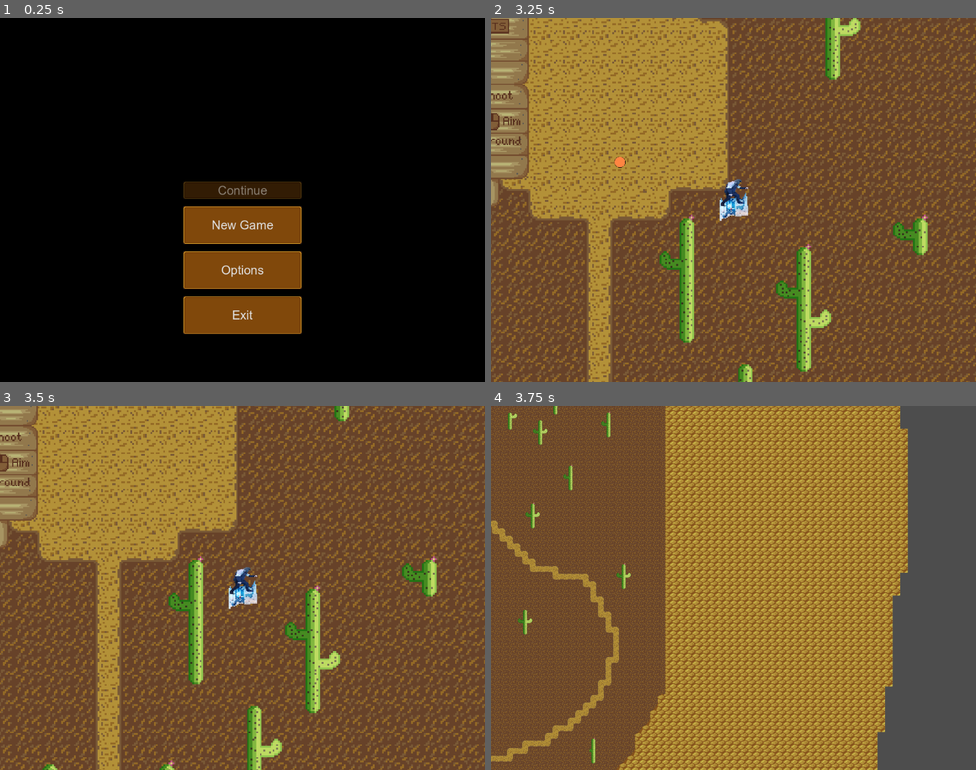
Above: before the commit, frames 1-4 (two rows, left to right).
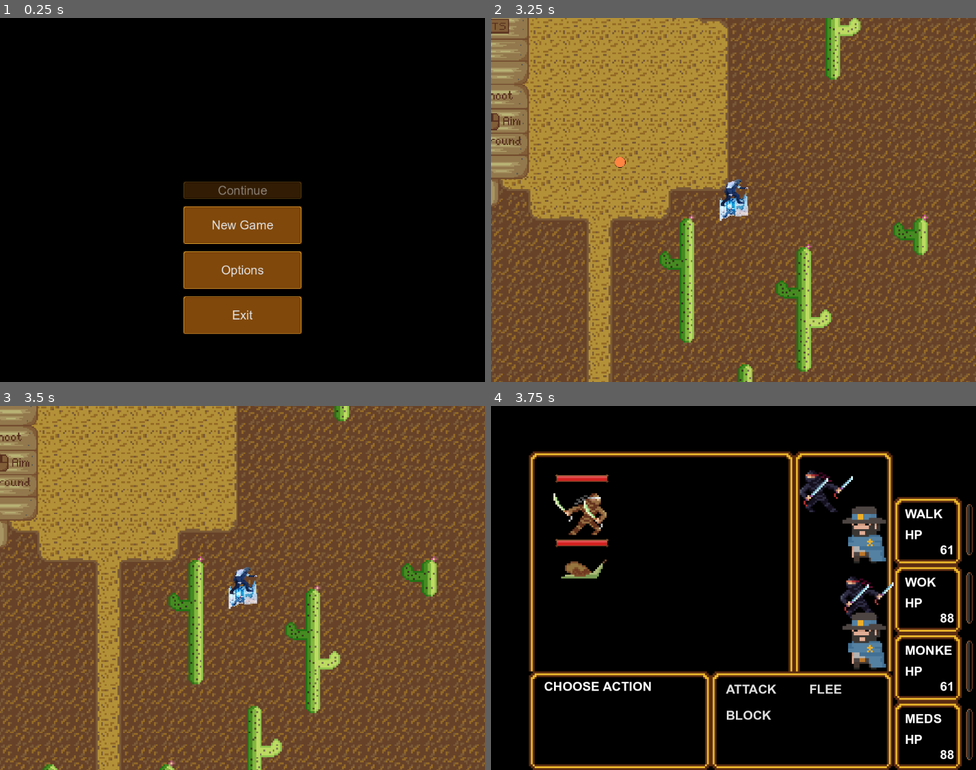
Above: after the commit, the same moments.

Repository: MichalKrzyzanowski/west-life-fantasy-godot-port
Game: Godot game, scene res://ui/main_menu/main_menu.tscn
Same seed, same stepped clock (60 frames per second), same inputs: the game is played once before the commit and once after it.
Inputs (mouse positions are in pixels of both pictures, inside the frame that each line leads up to):
- Up to frame 1 (0.25 s): no input
- Up to frame 2 (3.25 s): click "New Game" at 0.5 s; click "Continue" at 1.25 s; tap Enter at 2 s; move the mouse to (840, 181) at 2.02 s; hold D (right) 2.03-2.78 s; tap C at 2.1 s; click (840, 181) at 2.17 s; move the mouse to (636, 218) at 2.77 s; hold S (down) from 2.78 s (still down); tap 1 at 2.85 s; click (636, 218) at 2.92 s
- Up to frame 3 (3.5 s): keep holding S (down)
- Up to frame 4 (3.75 s): move the mouse to (782, 507) at 3.52 s; release S (down) at 3.53 s; hold D (right) from 3.53 s (still down); tap 0 at 3.6 s; click (782, 507) at 3.67 s

Frames 1-3 are identical in both runs. In frame 4, 99% of the frame differs, in the area x 0-100%, y 0-100%.
Error before the commit: Parse Error: Preload file "res://snail.png" does not exist. (res://scenes/combat/combat.gd:52)

Commit message:
- general changes: 	- removed redundant party member scenes 	- removed old generic entity files 	- added fix to combat scene that did allowed party member action 	  to play out when are enemies were defeated, if the action was 	  either block or flee 	- added generic entity shake functionality, tweaks needed

Diff:
--- a/entities/common/generic_entity.gd
+++ b/entities/common/generic_entity.gd
@@ -23,6 +23,12 @@
 var hide_ui: bool = false
 var action: Callable
 var action_msg: String
+
+# shake vars
+var trauma: float = 0.0
+var trauma_power: float = 3.0
+var max_offset := Vector2(10.0, 10.0)
+var decay: float = 0.8
 
 # private vars
 
@@ -59,6 +65,12 @@
 
 
 # remaining builtins e.g. _process, _input
+func _process(delta: float) -> void:
+	if sprite && !is_zero_approx(trauma):
+		trauma = max(trauma - decay * delta, 0.0)
+		shake()
+
+
 func _notification(what: int) -> void:
 	match what:
 		NOTIFICATION_TRANSFORM_CHANGED:
@@ -66,6 +78,16 @@
 
 
 # public methods
+func add_trauma(amount: float) -> void:
+	trauma = min(trauma + amount, 1.0)
+
+
+func shake() -> void:
+	var total_trauma: float = pow(trauma, trauma_power)
+	sprite.offset.x = max_offset.x * total_trauma * randf_range(-1.0, 1.0)
+	sprite.offset.y = max_offset.y * total_trauma * randf_range(-1.0, 1.0)
+
+
 func set_action(action_name: String = "", target: Node2D = null) -> void:
 	# reset defence multiplier i.e. stop blocking
 	entity_properties.stats.defence_multiplier = 1
@@ -127,6 +149,7 @@
 	)
 
 	target.entity_properties.stats.hp -= attack_formula
+	target.add_trauma(1.0)
 	action_msg = "%s deals\n%d dmg\nto %s" % \
 			[entity_properties.name, attack_formula, target.entity_properties.name]
 	return 0
@@ -184,6 +207,12 @@
 	ui.process_mode = Node.PROCESS_MODE_INHERIT
 
 
+## flips sprite to face the party, used only for enemies
+func face_party() -> void:
+	if sprite:
+		sprite.flip_h = true
+
+
 func set_sprite_texture(texture: Texture) -> void:
 	if sprite:
 		sprite.texture = texture
--- a/entities/common/generic_entity.tscn
+++ b/entities/common/generic_entity.tscn
@@ -1,29 +1,58 @@
-[gd_scene load_steps=5 format=3 uid="uid://citu6jpfxbdtw"]
+[gd_scene load_steps=7 format=3 uid="uid://gv5upsmsx7sg"]
 
 [ext_resource type="Script" path="res://entities/common/generic_entity.gd" id="1_8ype6"]
-[ext_resource type="Script" path="res://entities/common/combat_stats.gd" id="2_l26io"]
-
-[sub_resource type="Resource" id="Resource_q8kqu"]
-script = ExtResource("2_l26io")
-max_hp = 0.0
-attack = 0.0
-defence = 0.0
-scaler_hp = 0
-scaler_attack = 0
-scaler_defence = 0
-scaler_required_xp = 0
-level = 0
-xp_drop = 0
-gold_drop = 0
+[ext_resource type="Texture2D" uid="uid://c6dn11c567imk" path="res://entities/party-members/black_mage/player-shinobi.png" id="2_73vdd"]
+[ext_resource type="Texture2D" uid="uid://cf6utmcx48kwr" path="res://ui/combat_interface/small-hpbar.png" id="2_nplbt"]
+[ext_resource type="Texture2D" uid="uid://mfryetcjrhcp" path="res://ui/combat_interface/hp.png" id="3_a7bu0"]
+[ext_resource type="Texture2D" uid="uid://cuin0n0ygy3kq" path="res://entities/common/level-up.png" id="4_xft4o"]
 
 [sub_resource type="RectangleShape2D" id="RectangleShape2D_57jfu"]
-size = Vector2(32, 32)
+size = Vector2(128, 128)
 
 [node name="Entity" type="Area2D"]
 script = ExtResource("1_8ype6")
-stats = SubResource("Resource_q8kqu")
 
 [node name="Sprite2D" type="Sprite2D" parent="."]
+scale = Vector2(4, 4)
+texture = ExtResource("2_73vdd")
 
 [node name="CollisionShape2D" type="CollisionShape2D" parent="."]
 shape = SubResource("RectangleShape2D_57jfu")
+
+[node name="UI" type="CanvasLayer" parent="."]
+
+[node name="Control" type="Control" parent="UI"]
+layout_mode = 3
+anchors_preset = 0
+offset_left = -64.0
+offset_top = -64.0
+offset_right = 64.0
+offset_bottom = 64.0
+mouse_filter = 2
+
+[node name="HPBar" type="TextureProgressBar" parent="UI/Control"]
+layout_mode = 1
+anchors_preset = 10
+anchor_right = 1.0
+offset_left = 8.0
+offset_right = -62.0
+offset_bottom = 9.0
+grow_horizontal = 2
+scale = Vector2(2, 2)
+mouse_filter = 2
+value = 100.0
+stretch_margin_left = 3
+stretch_margin_top = 4
+stretch_margin_right = 3
+stretch_margin_bottom = 4
+texture_over = ExtResource("2_nplbt")
+texture_progress = ExtResource("3_a7bu0")
+texture_progress_offset = Vector2(2, 2)
+
+[node name="LevelUpSprite" type="Sprite2D" parent="."]
+visible = false
+position = Vector2(0, -32)
+scale = Vector2(2, 2)
+texture = ExtResource("4_xft4o")
+
+[connection signal="input_event" from="." to="." method="_on_input_event"]
--- a/entities/common/generic_entity_experimental.tscn
+++ /dev/null
@@ -1,56 +0,0 @@
-[gd_scene load_steps=6 format=3 uid="uid://gv5upsmsx7sg"]
-
-[ext_resource type="Script" path="res://entities/common/generic_entity.gd" id="1_3gk2j"]
-[ext_resource type="Texture2D" uid="uid://cf6utmcx48kwr" path="res://ui/combat_interface/small-hpbar.png" id="2_t5ca3"]
-[ext_resource type="Texture2D" uid="uid://mfryetcjrhcp" path="res://ui/combat_interface/hp.png" id="3_l1l2w"]
-[ext_resource type="Texture2D" uid="uid://cuin0n0ygy3kq" path="res://entities/common/level-up.png" id="4_sak6e"]
-
-[sub_resource type="RectangleShape2D" id="RectangleShape2D_57jfu"]
-size = Vector2(128, 128)
-
-[node name="Entity" type="Area2D"]
-script = ExtResource("1_3gk2j")
-
-[node name="Sprite2D" type="Sprite2D" parent="."]
-scale = Vector2(4, 4)
-
-[node name="CollisionShape2D" type="CollisionShape2D" parent="."]
-shape = SubResource("RectangleShape2D_57jfu")
-
-[node name="UI" type="CanvasLayer" parent="."]
-
-[node name="Control" type="Control" parent="UI"]
-layout_mode = 3
-anchors_preset = 0
-offset_left = -64.0
-offset_top = -64.0
-offset_right = 64.0
-offset_bottom = 64.0
-mouse_filter = 2
-
-[node name="HPBar" type="TextureProgressBar" parent="UI/Control"]
-layout_mode = 1
-anchors_preset = 10
-anchor_right = 1.0
-offset_left = 8.0
-offset_right = -62.0
-offset_bottom = 9.0
-grow_horizontal = 2
-scale = Vector2(2, 2)
-mouse_filter = 2
-value = 100.0
-stretch_margin_left = 3
-stretch_margin_top = 4
-stretch_margin_right = 3
-stretch_margin_bottom = 4
-texture_over = ExtResource("2_t5ca3")
-texture_progress = ExtResource("3_l1l2w")
-texture_progress_offset = Vector2(2, 2)
-
-[node name="LevelUpSprite" type="Sprite2D" parent="."]
-visible = false
-position = Vector2(0, -32)
-scale = Vector2(2, 2)
-texture = ExtResource("4_sak6e")
-
-[connection signal="input_event" from="." to="." method="_on_input_event"]
--- a/entities/party-members/black_belt/black_belt.tscn
+++ /dev/null
@@ -1,9 +0,0 @@
-[gd_scene load_steps=3 format=3 uid="uid://cughmvu4xu3si"]
-
-[ext_resource type="PackedScene" uid="uid://citu6jpfxbdtw" path="res://entities/common/generic_entity.tscn" id="1_ghrls"]
-[ext_resource type="Texture2D" uid="uid://b50ussga4ddv" path="res://entities/party-members/black_belt/combat_character_2.png" id="3_vpynm"]
-
-[node name="BlackBelt" instance=ExtResource("1_ghrls")]
-
-[node name="Sprite2D" parent="." index="0"]
-texture = ExtResource("3_vpynm")
--- a/entities/party-members/black_mage/black_mage.tscn
+++ /dev/null
@@ -1,25 +0,0 @@
-[gd_scene load_steps=5 format=3 uid="uid://dliv2k02a8ayw"]
-
-[ext_resource type="PackedScene" uid="uid://citu6jpfxbdtw" path="res://entities/common/generic_entity.tscn" id="1_71la6"]
-[ext_resource type="Texture2D" uid="uid://c6dn11c567imk" path="res://entities/party-members/black_mage/player-shinobi.png" id="1_ylqag"]
-[ext_resource type="Script" path="res://entities/common/combat_stats.gd" id="2_pfefn"]
-
-[sub_resource type="Resource" id="Resource_wavx3"]
-script = ExtResource("2_pfefn")
-max_hp = 60.0
-attack = 17.0
-defence = 0.0
-scaler_hp = 1
-scaler_attack = 4
-scaler_defence = 0
-scaler_required_xp = 100
-level = 1
-xp_drop = 0
-gold_drop = 0
-
-[node name="BlackMage" instance=ExtResource("1_71la6")]
-stats = SubResource("Resource_wavx3")
-entity_name = "black mage"
-
-[node name="Sprite2D" parent="." index="0"]
-texture = ExtResource("1_ylqag")
--- a/entities/party-members/fallback/fallback.tscn
+++ /dev/null
@@ -1,25 +0,0 @@
-[gd_scene load_steps=5 format=3 uid="uid://d0tr8vx5tk0wy"]
-
-[ext_resource type="PackedScene" uid="uid://citu6jpfxbdtw" path="res://entities/common/generic_entity.tscn" id="1_ec8o5"]
-[ext_resource type="Script" path="res://entities/common/combat_stats.gd" id="2_7hke6"]
-[ext_resource type="Texture2D" uid="uid://dltxmw47ynbb0" path="res://entities/party-members/fallback/fallback.png" id="2_a3djk"]
-
-[sub_resource type="Resource" id="Resource_vqryk"]
-script = ExtResource("2_7hke6")
-max_hp = 10.0
-attack = 1.0
-defence = 0.0
-scaler_hp = 200
-scaler_attack = 200
-scaler_defence = 0
-scaler_required_xp = 200
-level = 1
-xp_drop = 0
-gold_drop = 0
-
-[node name="Fallback" instance=ExtResource("1_ec8o5")]
-stats = SubResource("Resource_vqryk")
-entity_name = "fall"
-
-[node name="Sprite2D" parent="." index="0"]
-texture = ExtResource("2_a3djk")
--- a/entities/party-members/fighter/fighter.tscn
+++ /dev/null
@@ -1,25 +0,0 @@
-[gd_scene load_steps=5 format=3 uid="uid://cp2ulhrn4t31i"]
-
-[ext_resource type="PackedScene" uid="uid://citu6jpfxbdtw" path="res://entities/common/generic_entity.tscn" id="1_8jq31"]
-[ext_resource type="Script" path="res://entities/common/combat_stats.gd" id="2_bfhjl"]
-[ext_resource type="Texture2D" uid="uid://2aeni7r1e2v5" path="res://entities/party-members/fighter/combat_character_1.png" id="2_sskw2"]
-
-[sub_resource type="Resource" id="Resource_mbhk6"]
-script = ExtResource("2_bfhjl")
-max_hp = 80.0
-attack = 7.0
-defence = 0.0
-scaler_hp = 8
-scaler_attack = 1
-scaler_defence = 0
-scaler_required_xp = 140
-level = 1
-xp_drop = 0
-gold_drop = 0
-
-[node name="Fighter" instance=ExtResource("1_8jq31")]
-stats = SubResource("Resource_mbhk6")
-entity_name = "fighter"
-
-[node name="Sprite2D" parent="." index="0"]
-texture = ExtResource("2_sskw2")
--- a/entities/party-members/thief/thief.tscn
+++ /dev/null
@@ -1,25 +0,0 @@
-[gd_scene load_steps=5 format=3 uid="uid://bwba7pyi53acu"]
-
-[ext_resource type="PackedScene" uid="uid://citu6jpfxbdtw" path="res://entities/common/generic_entity.tscn" id="1_mwaoh"]
-[ext_resource type="Texture2D" uid="uid://j4i7k7rqc1fo" path="res://entities/party-members/thief/player-thief.png" id="2_h3av1"]
-[ext_resource type="Script" path="res://entities/common/combat_stats.gd" id="2_k0com"]
-
-[sub_resource type="Resource" id="Resource_wbje1"]
-script = ExtResource("2_k0com")
-max_hp = 25.0
-attack = 30.0
-defence = 0.0
-scaler_hp = 1
-scaler_attack = 4
-scaler_defence = 0
-scaler_required_xp = 120
-level = 1
-xp_drop = 0
-gold_drop = 0
-
-[node name="Thief" instance=ExtResource("1_mwaoh")]
-stats = SubResource("Resource_wbje1")
-entity_name = "thief"
-
-[node name="Sprite2D" parent="." index="0"]
-texture = ExtResource("2_h3av1")
--- a/scenes/combat/combat.gd
+++ b/scenes/combat/combat.gd
@@ -38,18 +38,17 @@
 var _current_party_index: int = 0
 var _is_combat_over_early: bool = false
 # awards
-var _xp_reward: int = 1000
+var _xp_reward: int = 0
 var _gil_reward: int = 0
 
 # @onready vars
 @onready var GenericEntity := preload(
-		"res://entities/common/generic_entity_experimental.tscn") as PackedScene
+		"res://entities/common/generic_entity.tscn") as PackedScene
 #@onready var ShadeNinja := preload("res://entities/common/generic_entity.tscn") as Area2D
 # TODO: figure out how to implement static typing for Grid2D plugin type
 @onready var party_grid = $PartyGrid
 @onready var enemy_grid = $EnemyGrid
 @onready var interface := $UI/CombatInterface as Control
-@onready var snel = preload("res://snail.png")
 
 
 func _init() -> void:
@@ -128,6 +127,7 @@
 			# to prevent full deep duplication
 			enemy.entity_properties = enemy_data[enemy_index].duplicate(true)
 			enemy.on_entity_clicked.connect(_on_enemy_selected)
+			enemy.face_party()
 			enemy_grid.add_child(enemy)
 
 	enemy_grid.update_grid()
@@ -152,7 +152,7 @@
 	# if player has won
 	if has_party_won && !has_party_fled:
 		interface.update_combat_info("you won the battle!")
-		interface.update_rewards_info(_xp_reward, _gil_reward, true)
+		interface.update_rewards_info(_xp_reward, _gil_reward)
 		for member in _party:
 			member.entity_properties.stats.xp += _xp_reward
 	# if player has lost
@@ -313,10 +313,15 @@
 		if _is_combat_over_early:
 			return true
 
+		# check party and enemy status before calling next action
+		if _is_combat_over():
+			return true
+
 		if !entity.is_alive:
 			continue
 
 		var success_code = entity.call_action()
+
 		# attack action will return -1 if target is null, or becomes null
 		# look for a new target
 		while success_code != 0:
--- a/scenes/combat/combat_manager.gd
+++ b/scenes/combat/combat_manager.gd
@@ -50,6 +50,20 @@
 
 
 # public methods
+func trigger_combat(enemies: Array[EntityProperties] = []) -> void:
+	get_tree().paused = true
+	var combat_scene := CombatScene.instantiate()
+	overworld_player.camera.enabled = false
+
+	if !enemies.is_empty():
+		combat_scene.enemy_data = enemies
+	else:
+		combat_scene.enemy_data = enemy_spawn_table
+
+	combat_scene.party_data = PartyManager.party
+	combat_scene.on_combat_end.connect(_on_combat_end)
+	add_child(combat_scene)
+	get_parent().hide()
 
 
 # private methods
@@ -58,15 +72,8 @@
 
 	print("chance for combat")
 
-	if chance > 0:
-		get_tree().paused = true
-		var combat_scene := CombatScene.instantiate()
-		overworld_player.camera.enabled = false
-		combat_scene.enemy_data = enemy_spawn_table
-		combat_scene.party_data = PartyManager.party
-		combat_scene.on_combat_end.connect(_on_combat_end)
-		add_child(combat_scene)
-		get_parent().hide()
+	if chance > 75:
+		trigger_combat()
 
 
 func _on_combat_end() -> void:
--- a/ui/character_select/character_list.gd
+++ b/ui/character_select/character_list.gd
@@ -19,7 +19,7 @@
 var _character_list: Array
 
 # @onready vars
-@onready var fallback_entity = preload("res://entities/party-members/fallback/fallback.tscn")
+# @onready var fallback_entity = preload("res://entities/party-members/fallback/fallback.tscn")
 @onready var title = $Title as Label
 @onready var image = $Image/TextureRect as TextureRect
 
